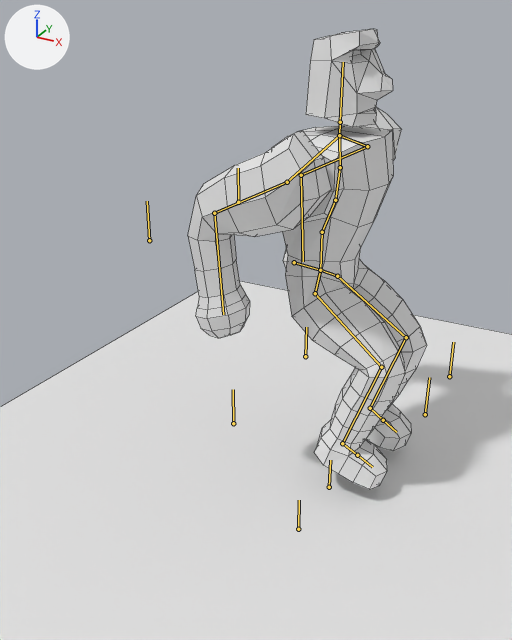
A saved change to the Blender file Models/Tiki.blend.
Both versions are drawn from a 50 mm lens placed at (6.78, -15.75, 10.96), pointed at (-1.28, -1.09, 3.63). The axes (+X, +Y, +Z) are drawn at upper left. The lights are the same throughout. The bones that bend it are drawn over the model as lines. Mesh edges are drawn as thin lines.

Names of what the first picture shows: 'Plane', 'head', 'torso'.
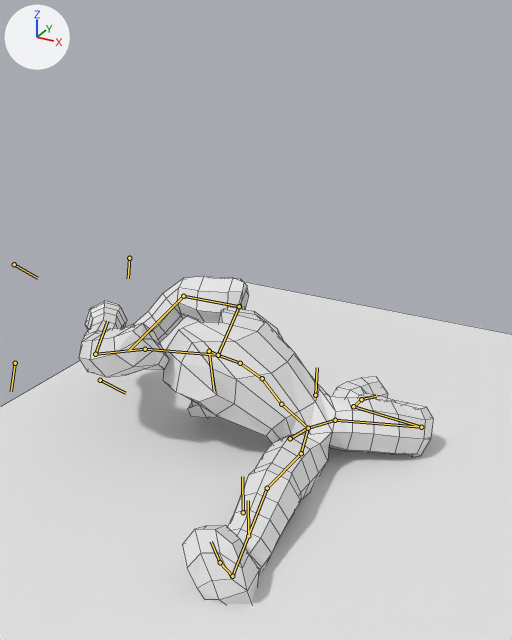
The newer file adds an action. The first version stands in its rest pose; the second is drawn at frame 15 of the action 'BackSpSuplex'.

Boxes (x1, y1, x2, y2) around the edits, measured in the pictures (512 x 640 px):
'torso', posed (49% wider, 14% shorter): before (188, 107, 426, 489); after (79, 276, 433, 604)
'head', posed: before (306, 29, 393, 127); after (188, 401, 217, 418)
bone 'Bone.006', root to tip: before (425, 414) to (429, 377); after (243, 512) to (242, 476)
bone 'Bone.024', root to tip: before (238, 202) to (238, 168); after (14, 264) to (37, 278)
bone 'Bone.025', root to tip: before (149, 240) to (147, 201); after (15, 363) to (11, 391)
bone 'Bone.026', root to tip: before (305, 356) to (306, 327); after (100, 380) to (125, 393)
bone 'Bone.027', root to tip: before (233, 423) to (233, 389); after (129, 258) to (128, 278)
bone 'Bone.028', root to tip: before (329, 487) to (330, 460); after (315, 395) to (317, 367)
bone 'Bone.029', root to tip: before (298, 529) to (299, 500); after (248, 536) to (248, 500)
bone 'Bone.030', root to tip: before (294, 262) to (320, 270); after (290, 438) to (308, 428)
bone 'Bone.010', root to tip: before (320, 270) to (337, 276); after (308, 428) to (335, 420)
bone 'Bone.014', root to tip: before (383, 420) to (396, 432); after (361, 399) to (376, 396)
bone 'Bone', root to tip: before (320, 270) to (322, 232); after (308, 428) to (281, 404)
bone 'Bone.007', root to tip: before (339, 135) to (367, 146); after (218, 355) to (239, 306)
bone 'Bone.015', root to tip: before (340, 122) to (343, 62); after (209, 351) to (214, 391)
bone 'Bone.016', root to tip: before (339, 135) to (287, 182); after (218, 355) to (145, 349)
bone 'Bone.019', root to tip: before (320, 270) to (315, 293); after (308, 428) to (301, 453)
bone 'Bone.022', root to tip: before (342, 443) to (357, 455); after (232, 576) to (220, 562)
bone 'Bone.023', root to tip: before (357, 455) to (372, 467); after (220, 562) to (211, 541)

What the commit changed:
Bone 'Bone.001' (bone_bone_001) moves from (0.0, 0.0, 0.0) to (1.71, -2.06, 1.42).
Bone 'Bone.001' (bone_bone_001) turns from (0, 0, 0) to (0, 30, 0) degrees about its own x, y and z.
Bone 'Bone.006' (bone_bone_006) moves from (0.0, 0.0, 0.0) to (-3.06, -1.68, -3.38).
Bone 'Bone.006' (bone_bone_006) turns from (0, 0, 0) to (0, 30, 0) degrees about its own x, y and z.
Bone 'Bone.024' (bone_bone_024) moves from (0.0, 0.0, 0.0) to (-9.78, -3.59, -0.08).
Bone 'Bone.024' (bone_bone_024) turns from (0, 0, 0) to (140, 30, 19) degrees about its own x, y and z.
Bone 'Bone.025' (bone_bone_025) moves from (0.0, 0.0, 0.0) to (-6.32, -5.28, 0.71).
Bone 'Bone.025' (bone_bone_025) turns from (0, 0, 0) to (-57, -35, -104) degrees about its own x, y and z.
Bone 'Bone.026' (bone_bone_026) moves from (0.0, 0.0, 0.0) to (-6.08, -1.16, -2.6).
Bone 'Bone.026' (bone_bone_026) turns from (0, 0, 0) to (140, 30, 19) degrees about its own x, y and z.
Bone 'Bone.027' (bone_bone_027) moves from (0.0, 0.0, 0.0) to (-9.74, 0.49, 8.19).
Bone 'Bone.027' (bone_bone_027) turns from (0, 0, 0) to (-57, -35, -104) degrees about its own x, y and z.
Bone 'Bone.028' (bone_bone_028) moves from (0.0, 0.0, 0.0) to (-1.36, 1.95, 1.85).
Bone 'Bone.028' (bone_bone_028) turns from (0, 0, 0) to (0, 30, 0) degrees about its own x, y and z.
Bone 'Bone.029' (bone_bone_029) moves from (0.0, 0.0, 0.0) to (0.3, 2.42, -3.4).
Bone 'Bone.029' (bone_bone_029) turns from (0, 0, 0) to (0, 30, 0) degrees about its own x, y and z.
Bone 'Bone.030' (bone_bone_030) moves from (0.0, 0.0, 0.0) to (-5.34, 0.54, -0.03).
Bone 'Bone.030' (bone_bone_030) turns from (0, 0, 0) to (0, 0, -50) degrees about its own x, y and z.
Bone 'Bone.010' (bone_bone_010) turns from (0, 0, 0) to (-3, -13, 27) degrees about its own x, y and z.
Bone 'Bone.014' (bone_bone_014) turns from (0, 0, 0) to (2, 6, 35) degrees about its own x, y and z.
Bone 'Bone' (bone_bone) turns from (0, 0, 0) to (0, 0, 119) degrees about its own x, y and z.
Bone 'Bone.007' (bone_bone_007) turns from (0, 0, 0) to (-29, -1, -19) degrees about its own x, y and z.
Bone 'Bone.015' (bone_bone_015) turns from (0, 0, 0) to (0, 0, 106) degrees about its own x, y and z.
Bone 'Bone.016' (bone_bone_016) turns from (0, 0, 0) to (-26, -14, -35) degrees about its own x, y and z.
Bone 'Bone.019' (bone_bone_019) turns from (0, 0, 0) to (21, -10, -21) degrees about its own x, y and z.
Bone 'Bone.022' (bone_bone_022) turns from (0, 0, 0) to (-32, -18, 13) degrees about its own x, y and z.
Bone 'Bone.023' (bone_bone_023) turns from (0, 0, 0) to (0, 0, 31) degrees about its own x, y and z.
